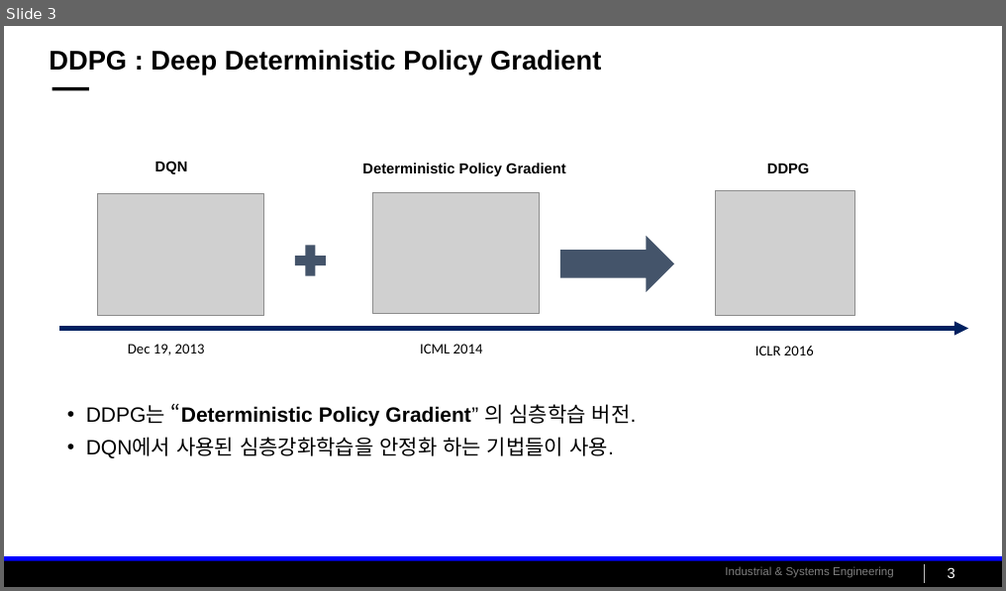
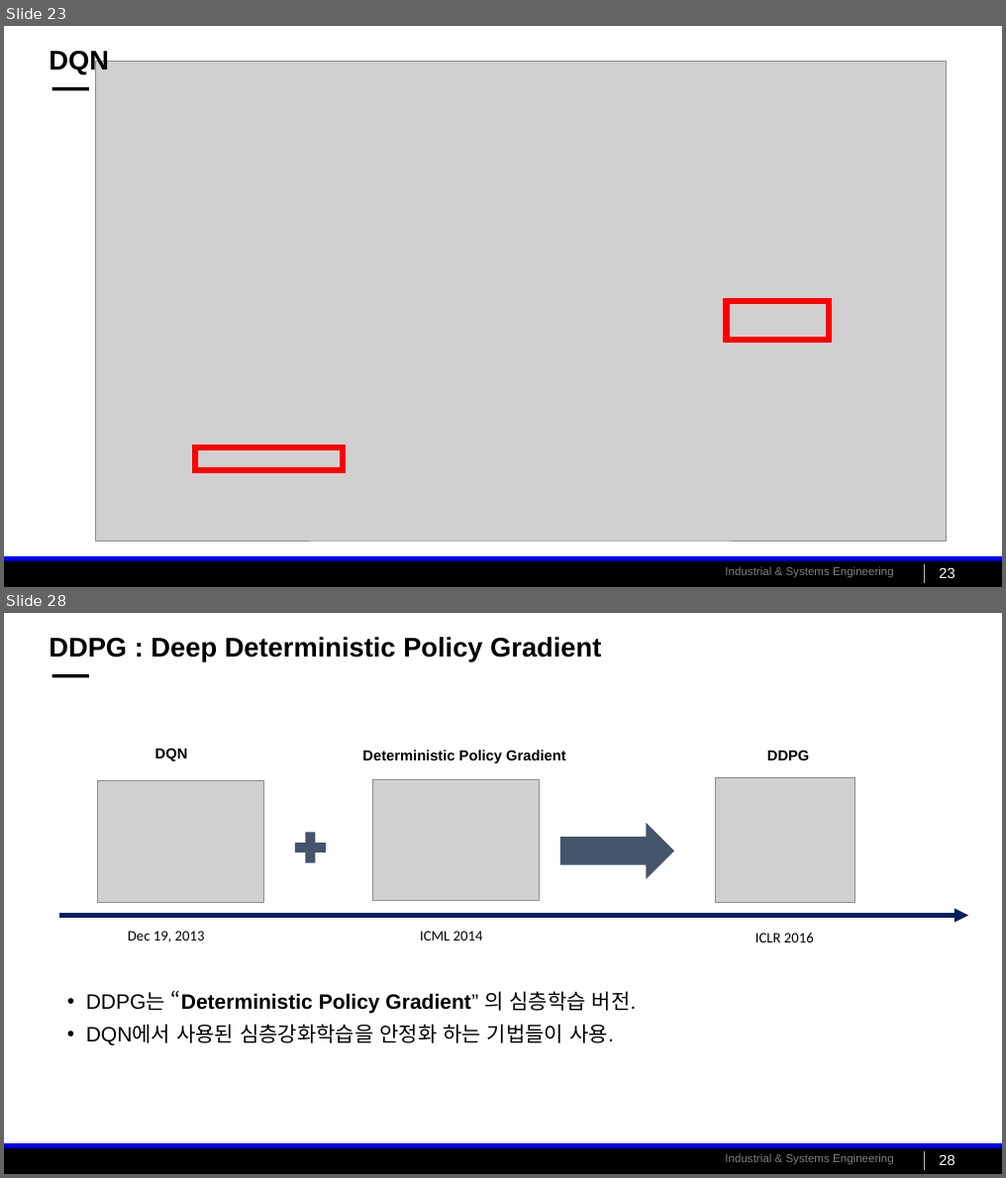
Before and after one commit to cu-rie/gym-poly-reactor-rl, a slide deck: tutorial/Project3_review.pptx. Shown one above the other, each under a label of ours: slide 3 before the commit, slides 23 and 28 after it; the slides between them are not shown. The pictures are 1006x591 and 1006x1178 pixels, drawn with LibreOffice and Linux fonts; fonts in the diff are those of the drawing; grey boxes stand for pictures; background and template pictures are left out. Boxes give left, top, right and bottom in pixels: in the first picture for what was removed or moved away, otherwise in the second. Text is boxed around its words. In the diff, an @@ line names an element or a change of style, - is before the commit and + after.

```diff
--- a/tutorial/Project3_review.pptx
+++ b/tutorial/Project3_review.pptx
@@ slide 23 added at bbox=[4, 26, 1002, 587], background #FFFFFF; not listed: 5 template elements that a slide beside it also shows @@
@@ title added at bbox=[49, 51, 109, 75], 26 pt, text #000000, bold @@
+DQN
@@ picture added at bbox=[96, 62, 946, 541] @@
@@ rectangle added at bbox=[727, 301, 829, 341], outline #FF0000 6 pt @@
@@ rectangle added at bbox=[196, 448, 344, 470], outline #FF0000 6 pt @@
@@ page number added at bbox=[939, 568, 954, 578], 14 pt, text #FFFFFF @@
+23
@@ what was slide 3 is now slide 28 @@
@@ page number at bbox=[939, 1155, 954, 1165]: text changed @@
-3
+28
```
Also in this commit, not shown: 4 slides changed, 24 other slides added, 2 other files.
